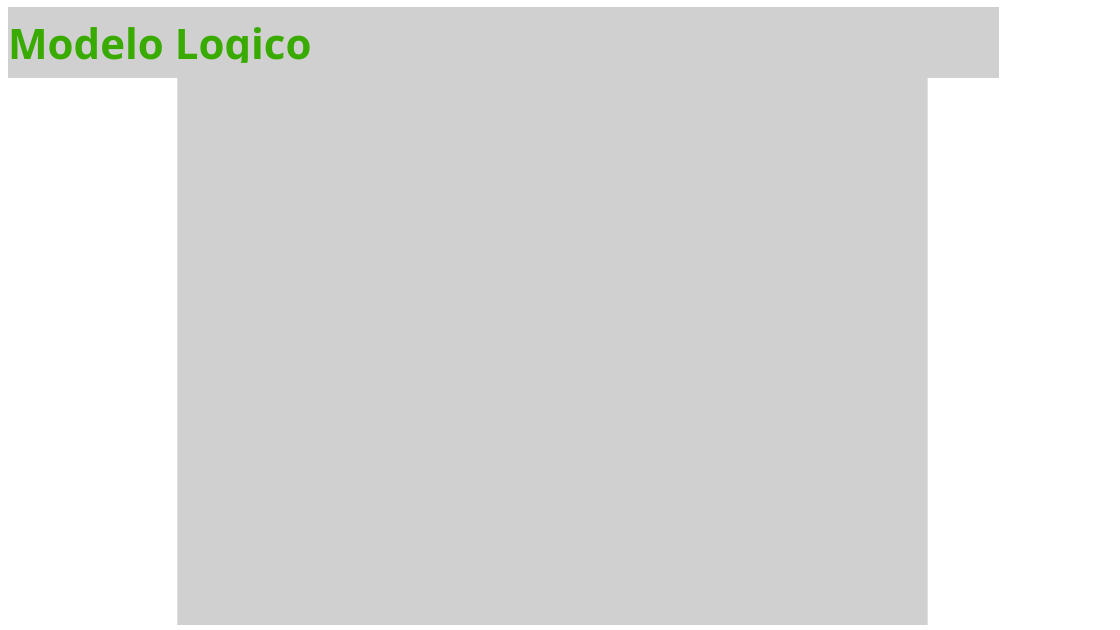
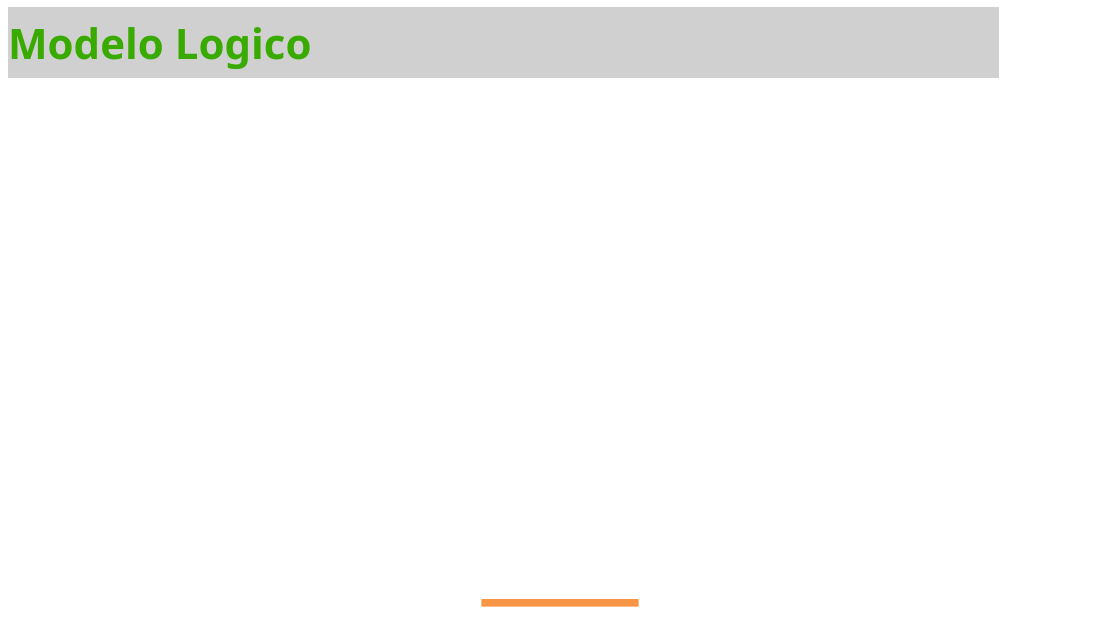
Before and after one commit to JoZeP-zip/DMI_sistema_de_informacion, a slide deck: slide 11 of Documentacion/Presentacion-DMI .pptx. Drawn at 1120x630 pixels with LibreOffice and Linux fonts; fonts in the diff are those of the drawing; grey boxes stand for pictures; background and template pictures are left out. Boxes give left, top, right and bottom in pixels: in the first picture for what was removed or moved away, otherwise in the second. Text is boxed around its words. In the diff, an @@ line names an element or a change of style, - is before the commit and + after.

```diff
--- a/Documentacion/Presentacion-DMI .pptx
+++ b/Documentacion/Presentacion-DMI .pptx
@@ picture removed at <box>178,63,928,624</box> @@
@@ round same rect added at <box>480,598,639,608</box>, fill #F79646, outline #FFFFFF 2 pt @@
```
Also in this commit, not shown: 11 other slides changed.
